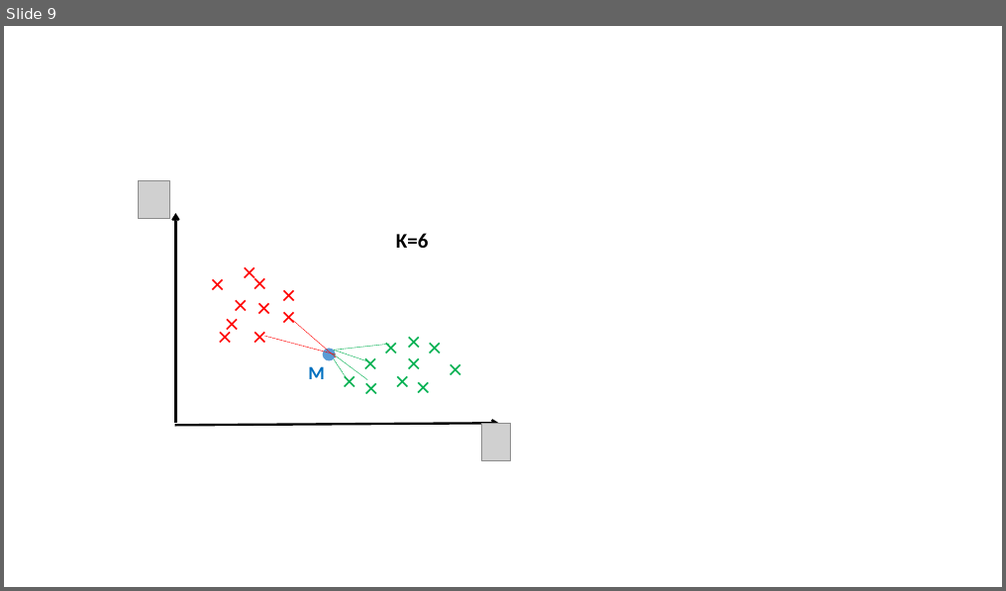
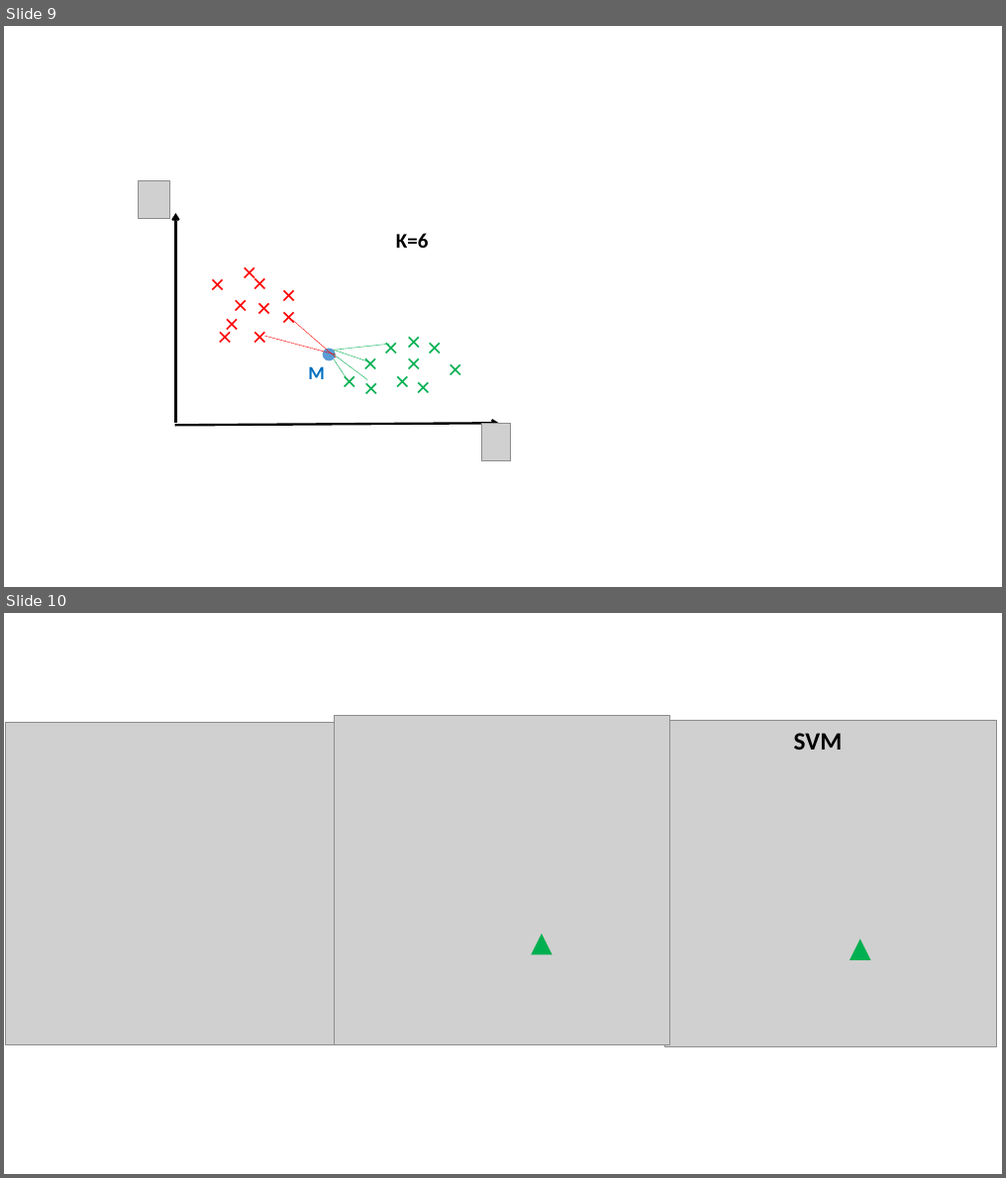
Before and after one commit to shinne/graduation, a slide deck: 毕设论文相关/我的相关/ppt/examples.pptx. Shown one above the other, each under a label of ours: slide 9 before the commit, slides 9 and 10 after it. The pictures are 1006x591 and 1006x1178 pixels, drawn with LibreOffice and Linux fonts; fonts in the diff are those of the drawing; grey boxes stand for pictures. Boxes give left, top, right and bottom in pixels: in the first picture for what was removed or moved away, otherwise in the second. Text is boxed around its words. In the diff, an @@ line names an element or a change of style, - is before the commit and + after.

```diff
--- a/毕设论文相关/我的相关/ppt/examples.pptx
+++ b/毕设论文相关/我的相关/ppt/examples.pptx
@@ slide 10 added at bbox=[4, 613, 1002, 1174], background #FFFFFF @@
@@ picture added at bbox=[6, 722, 334, 1045] @@
@@ picture added at bbox=[334, 716, 670, 1045] @@
@@ picture added at bbox=[665, 720, 997, 1048] @@
@@ text added at bbox=[794, 733, 843, 750], 24 pt, text #000000, bold @@
+SVM
@@ triangle added at bbox=[531, 934, 552, 956], fill #00B050 @@
@@ triangle added at bbox=[849, 940, 871, 960], fill #00B050 @@
```
Also in this commit, not shown: 13 other files.
